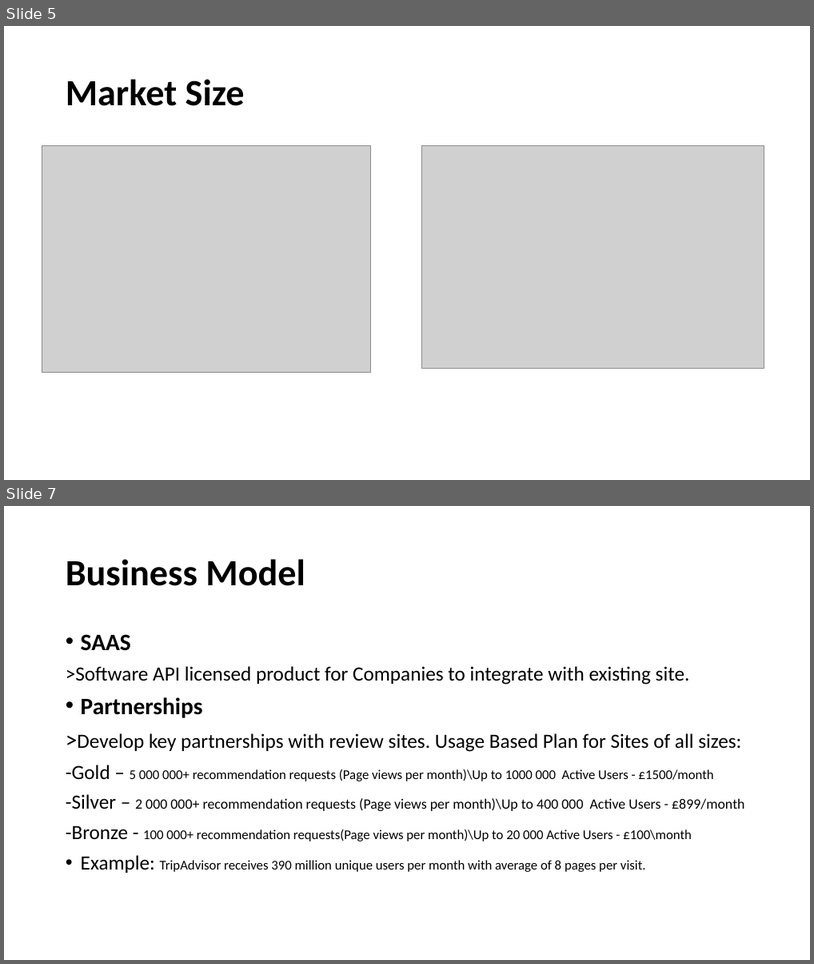
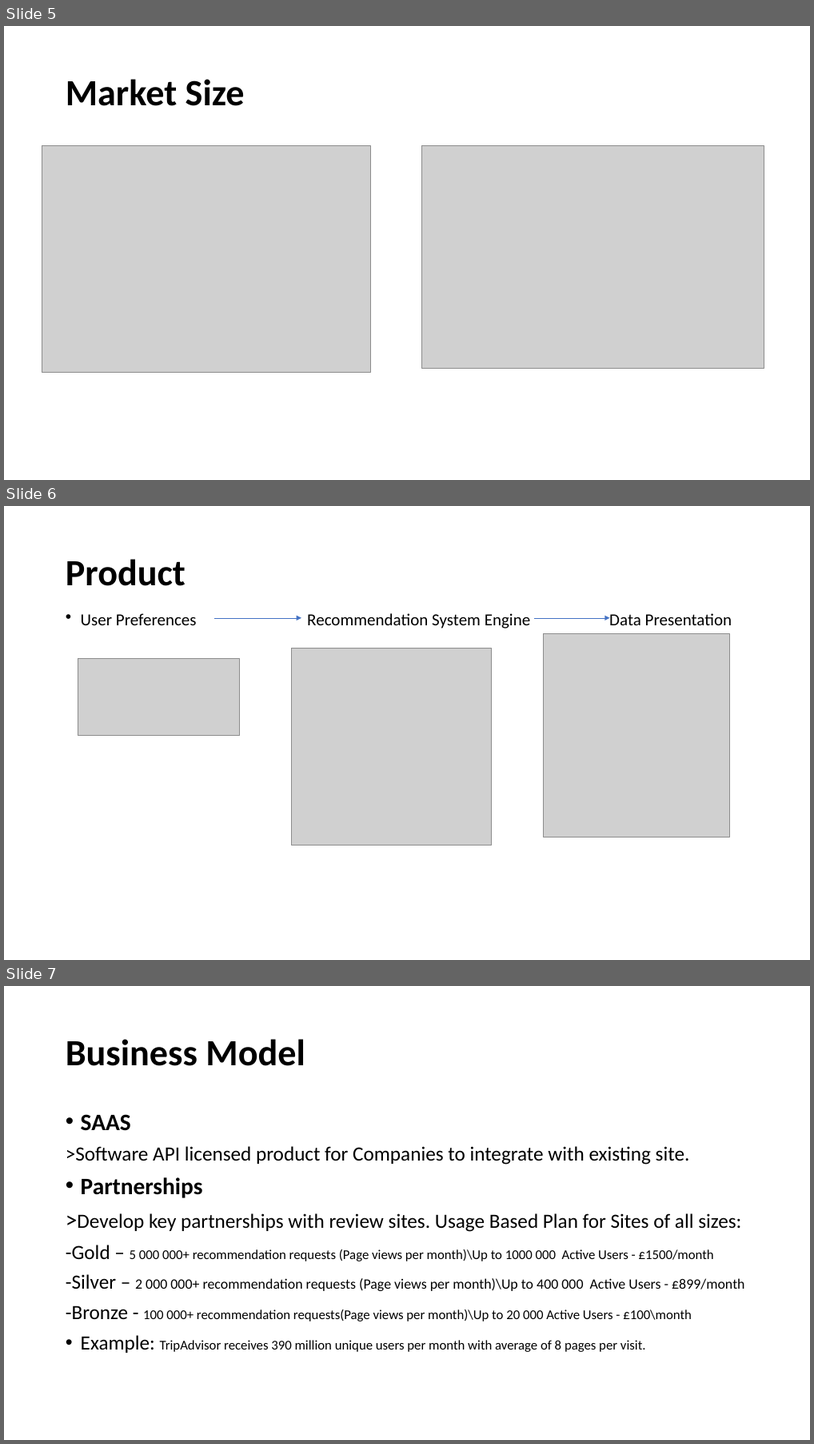
Before and after one commit to fm778/Hello-World, a slide deck: Investor Deck 110718 - Recommendations.pptx. Shown one above the other, each under a label of ours: slides 5 and 7 before the commit, slides 5, 6 and 7 after it; the slides between them are not shown. The pictures are 814x964 and 814x1444 pixels, drawn with LibreOffice and Linux fonts; fonts in the diff are those of the drawing; grey boxes stand for pictures. Boxes give left, top, right and bottom in pixels: in the first picture for what was removed or moved away, otherwise in the second. Text is boxed around its words. In the diff, an @@ line names an element or a change of style, - is before the commit and + after.

```diff
--- a/Investor Deck 110718 - Recommendations.pptx
+++ b/Investor Deck 110718 - Recommendations.pptx
@@ slide 6 added at (4,506,810,960), background #FFFFFF @@
@@ title added at (66,559,186,586), 44 pt, text #000000, bold @@
+Product
@@ text added at (81,613,732,628), 20 pt, text #000000 @@
+• User Preferences Recommendation System Engine Data Presentation
@@ arrow added from (214, 618) to (302, 618), #4472C4 0.5 pt @@
@@ arrow added from (534, 618) to (610, 618), #4472C4 0.5 pt @@
@@ picture added at (291,648,491,844) @@
@@ picture added at (544,634,730,836) @@
@@ picture added at (78,659,240,735) @@
```
Also in this commit, not shown: 4 slides changed, 1 slide removed, 1 other file.
